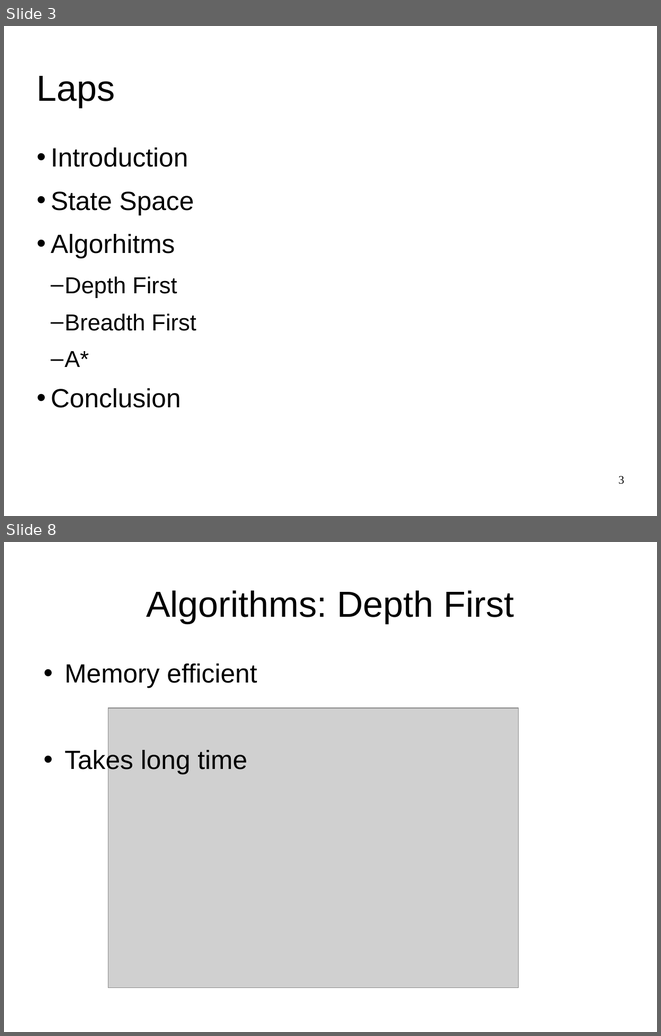
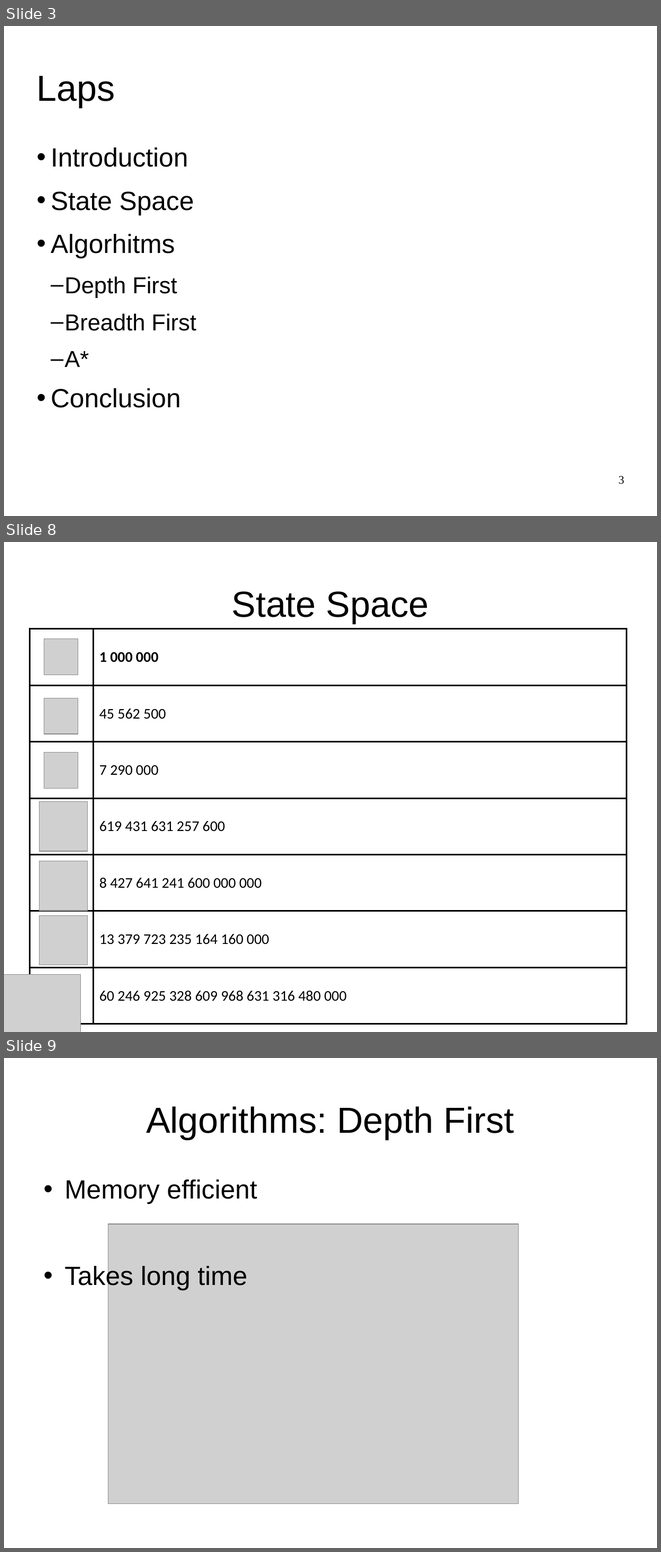
Before and after one commit to SjoerdvanderHeijden/Formule-i, a slide deck: PresRushHour4.ppt. Shown one above the other, each under a label of ours: slides 3 and 8 before the commit, slides 3, 8 and 9 after it; the slides between them are not shown. The pictures are 661x1036 and 661x1552 pixels, drawn with LibreOffice and Linux fonts; fonts in the diff are those of the drawing; grey boxes stand for pictures. Boxes give left, top, right and bottom in pixels: in the first picture for what was removed or moved away, otherwise in the second. Text is boxed around its words. In the diff, an @@ line names an element or a change of style, - is before the commit and + after.

```diff
--- a/PresRushHour4.ppt
+++ b/PresRushHour4.ppt
@@ slide 8 added at (x1=4, y1=542, x2=657, y2=1032), background #FFFFFF @@
@@ title added at (x1=232, y1=591, x2=429, y2=624), 44 pt, text #000000 @@
+State Space
@@ table added at (x1=29, y1=629, x2=627, y2=1024), 7 rows, 2 columns @@
+ | 1 000 000
+ | 45 562 500
+ | 7 290 000
+ | 619 431 631 257 600
+ | 8 427 641 241 600 000 000
+ | 13 379 723 235 164 160 000
+ | 60 246 925 328 609 968 631 316 480 000
@@ picture added at (x1=44, y1=638, x2=78, y2=674) @@
@@ picture added at (x1=44, y1=698, x2=78, y2=734) @@
@@ picture added at (x1=44, y1=752, x2=78, y2=788) @@
@@ picture added at (x1=40, y1=802, x2=88, y2=850) @@
@@ picture added at (x1=40, y1=861, x2=88, y2=910) @@
@@ picture added at (x1=40, y1=915, x2=88, y2=964) @@
@@ picture added at (x1=4, y1=974, x2=80, y2=1032) @@
@@ what was slide 8 is now slide 9 @@
```
Also in this commit, not shown: 4 other slides added, 4 slides removed, 3 other files.
